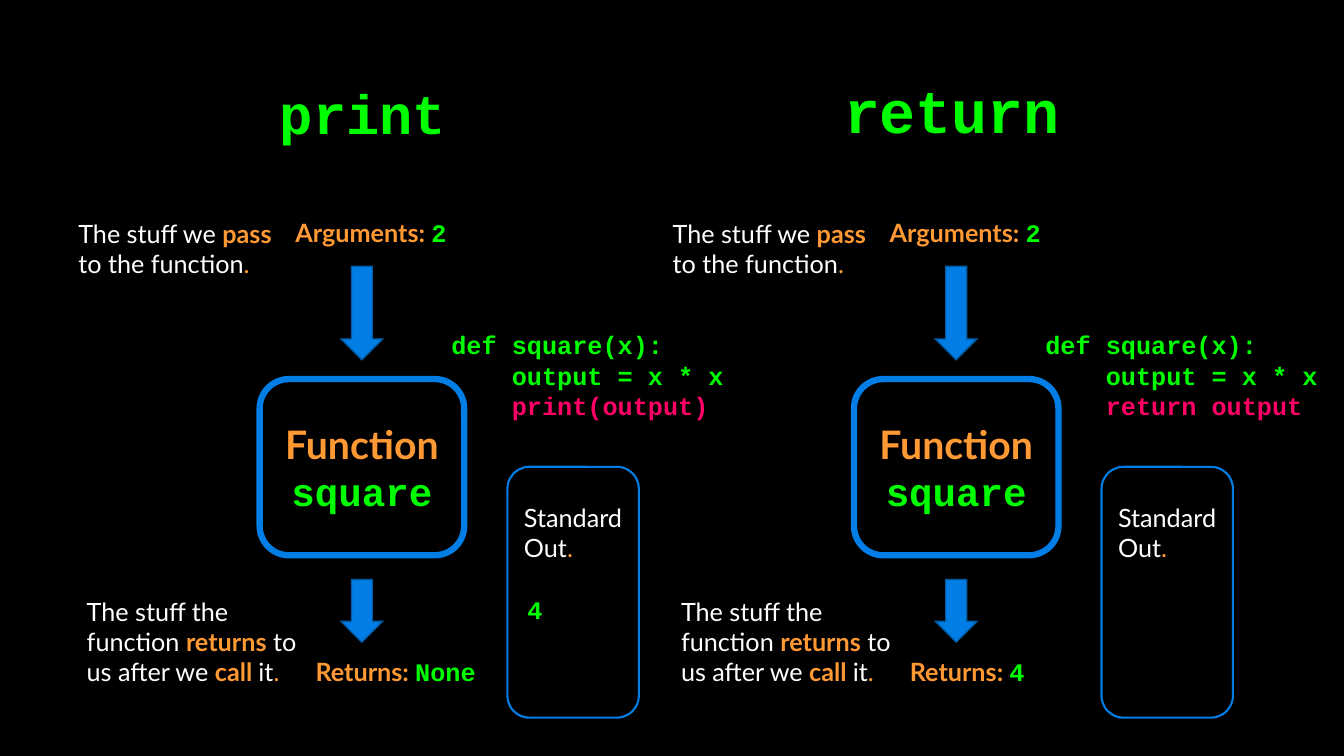
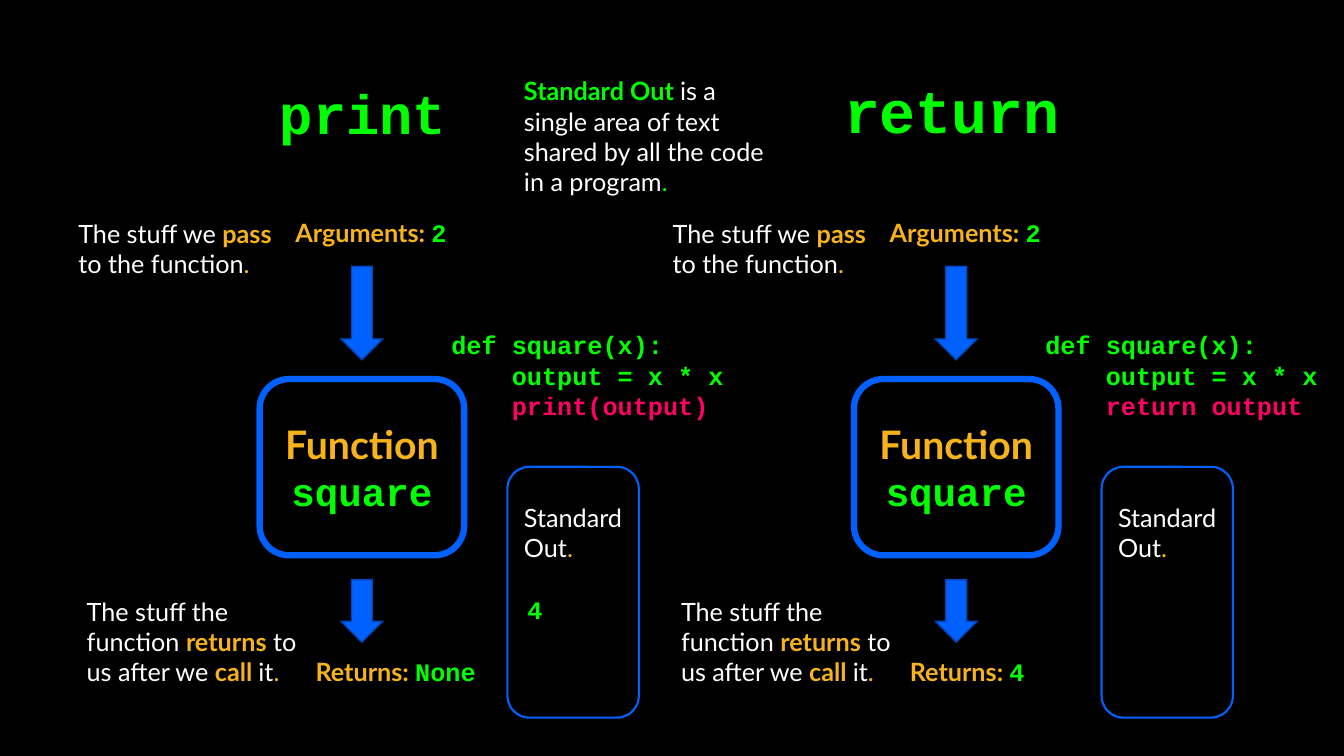
Before and after one commit to APS106/APS106-winter-2024-kinsella-goodfellow, a slide deck: slide 21 of lectures/week4/lecture1/slides/week4_lecture1.pptx. Drawn at 1344x756 pixels with LibreOffice and Linux fonts; fonts in the diff are those of the drawing; background and template pictures are left out. Boxes give left, top, right and bottom in pixels: in the first picture for what was removed or moved away, otherwise in the second. Text is boxed around its words. In the diff, an @@ line names an element or a change of style, - is before the commit and + after.

Commit message:
- Lecture 4.1

```diff
--- a/lectures/week4/lecture1/slides/week4_lecture1.pptx
+++ b/lectures/week4/lecture1/slides/week4_lecture1.pptx
@@ text added at <box>524,81,763,196</box>, 18 pt, text #FFFFFF @@
+Standard Out is a single area of text shared by all the code in a program.
@@ text "The stuff we pass to ..." at <box>78,224,271,274</box>: text colour #FF9933 to #F7B41A in "pass function." @@
@@ text "Arguments: 2" at <box>295,223,446,247</box>: text colour #FF9933 to #F7B41A @@
@@ text "The stuff we pass to ..." at <box>673,224,866,274</box>: text colour #FF9933 to #F7B41A in "pass function." @@
@@ text "Arguments: 2" at <box>890,223,1041,247</box>: text colour #FF9933 to #F7B41A @@
@@ fill #017EE5 to #0061FF; outline #015DA9 1 pt to #0048BD 1 pt in 4 elements at <box>936,580,977,642</box>, <box>936,266,977,360</box>, <box>341,580,382,642</box>, <box>341,266,382,360</box> @@
@@ rounded rectangle "Function" at <box>260,379,465,556</box>: outline #017EE5 4.5 pt to #0061FF 4.5 pt @@
@@ rounded rectangle "Function" at <box>854,379,1059,556</box>: outline #017EE5 4.5 pt to #0061FF 4.5 pt @@
@@ text in rounded rectangle at <box>285,430,439,460</box>: text colour #FF9933 to #F7B41A in "Function" @@
@@ text in rounded rectangle at <box>879,430,1033,460</box>: text colour #FF9933 to #F7B41A in "Function" @@
@@ rounded rectangle at <box>507,467,638,718</box>: outline #017EE5 1.5 pt to #0061FF 1.5 pt @@
@@ rounded rectangle at <box>1102,467,1233,718</box>: outline #017EE5 1.5 pt to #0061FF 1.5 pt @@
@@ text at <box>524,538,573,558</box>: text colour #FF9933 to #F7B41A in "Out." @@
@@ text at <box>1118,538,1167,558</box>: text colour #FF9933 to #F7B41A in "Out." @@
@@ text "The stuff the function returns ..." at <box>87,602,296,682</box>: text colour #FF9933 to #F7B41A in "returns call it." @@
@@ text "The stuff the function returns ..." at <box>681,602,890,682</box>: text colour #FF9933 to #F7B41A in "returns call it." @@
@@ text "Returns: None" at <box>316,662,475,682</box>: text colour #FF9933 to #F7B41A in "Returns:" @@
@@ text "Returns: 4" at <box>910,662,1024,682</box>: text colour #FF9933 to #F7B41A in "Returns:" @@
```
Also in this commit, not shown: 77 other slides changed, 4 other files.
